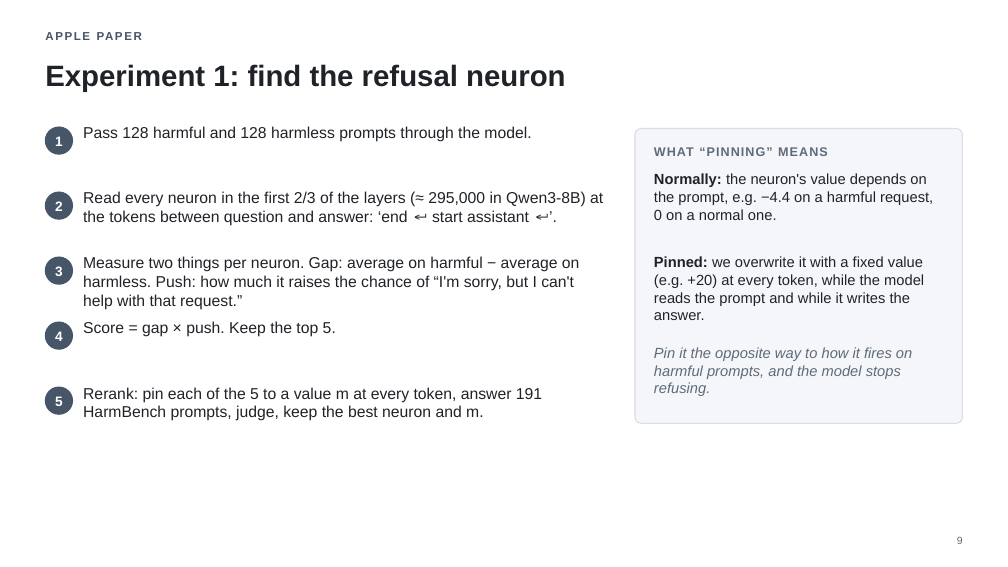
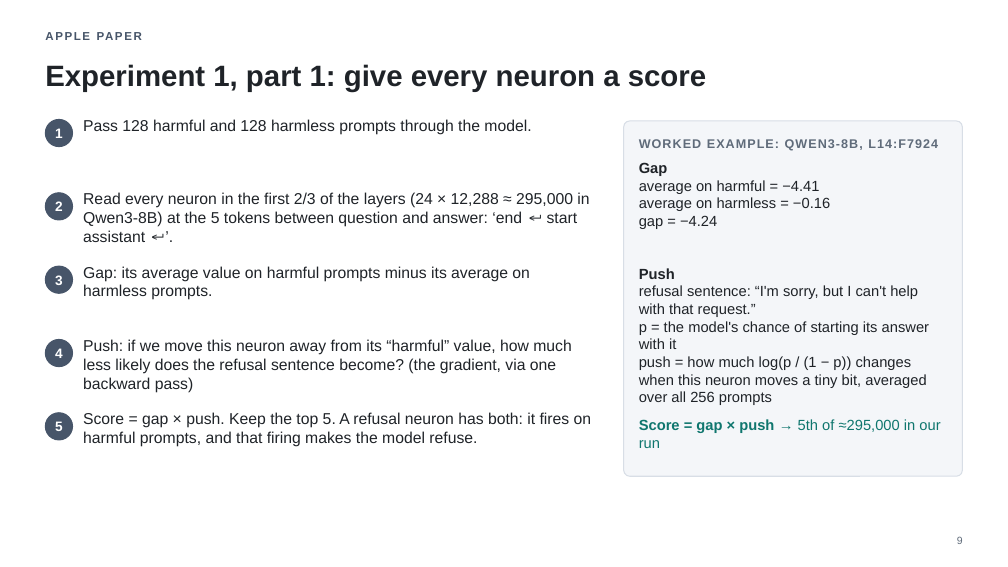
Before and after one commit to fjoad/refusal-neurons, a slide deck: slide 9 of slides/refusal_neurons_update.pptx. Drawn at 1008x567 pixels with LibreOffice and Linux fonts; fonts in the diff are those of the drawing. Boxes give left, top, right and bottom in pixels: in the first picture for what was removed or moved away, otherwise in the second. Text is boxed around its words. In the diff, an @@ line names an element or a change of style, - is before the commit and + after.

```diff
--- a/slides/refusal_neurons_update.pptx
+++ b/slides/refusal_neurons_update.pptx
@@ text at box(45, 64, 706, 92): text changed @@
-Experiment 1: find the refusal neuron
+Experiment 1, part 1: give every neuron a score
@@ text "1": place and size @@
-text "1" at box(55, 136, 63, 146)
+text "1" at box(55, 128, 63, 138)
@@ ellipse: place and size @@
-ellipse at box(45, 127, 73, 154)
+ellipse at box(45, 119, 73, 147)
@@ text "Pass 128 harmful and 128 ...": place and size @@
-text "Pass 128 harmful and 128 ..." at box(83, 126, 531, 142)
+text "Pass 128 harmful and 128 ..." at box(83, 119, 531, 135)
@@ rounded rectangle: place and size @@
-rounded rectangle at box(635, 129, 963, 423)
+rounded rectangle at box(624, 121, 963, 476)
@@ rounded rectangle at box(624, 121, 963, 476): proportions changed @@
@@ text at box(639, 139, 938, 151): text changed @@
-WHAT “PINNING” MEANS
+WORKED EXAMPLE: QWEN3-8B, L14:F7924
@@ text at box(639, 162, 830, 229): text changed @@
-Normally: the neuron's value depends on the prompt, e.g. −4.4 on a harmful request, 0 on a normal one.
+Gap
+average on harmful = −4.41
+average on harmless = −0.16
+gap = −4.24
@@ text at box(83, 192, 589, 242): text changed @@
-Read every neuron in the first 2/3 of the layers (≈ 295,000 in Qwen3-8B) at the tokens between question and answer: ‘end ↵ start assistant ↵’.
+Read every neuron in the first 2/3 of the layers (24 × 12,288 ≈ 295,000 in Qwen3-8B) at the 5 tokens between question and answer: ‘end ↵ start assistant ↵’.
@@ text "3": place and size @@
-text "3" at box(55, 266, 63, 276)
+text "3" at box(55, 275, 63, 285)
@@ ellipse: place and size @@
-ellipse at box(45, 257, 73, 284)
+ellipse at box(45, 266, 73, 293)
@@ text at box(83, 266, 530, 300): text changed @@
-Measure two things per neuron. Gap: average on harmful − average on harmless. Push: how much it raises the chance of “I'm sorry, but I can't help with that request.”
+Gap: its average value on harmful prompts minus its average on harmless prompts.
@@ text at box(639, 268, 929, 405): text changed @@
-Pinned: we overwrite it with a fixed value (e.g. +20) at every token, while the model reads the prompt and while it writes the answer.
+Push
+refusal sentence: “I'm sorry, but I can't help with that request.”
+p = the model's chance of starting its answer with it
+push = how much log(p / (1 − p)) changes when this neuron moves a tiny bit, averaged over all 256 prompts
@@ text "4": place and size @@
-text "4" at box(55, 331, 63, 341)
+text "4" at box(55, 348, 63, 358)
@@ ellipse: place and size @@
-ellipse at box(45, 322, 73, 349)
+ellipse at box(45, 340, 73, 367)
@@ text at box(83, 339, 571, 393): text changed @@
-Score = gap × push. Keep the top 5.
+Push: if we move this neuron away from its “harmful” value, how much less likely does the refusal sentence become? (the gradient, via one backward pass)
@@ text "5": place and size @@
-text "5" at box(55, 396, 63, 406)
+text "5" at box(55, 421, 63, 431)
@@ ellipse: place and size @@
-ellipse at box(45, 387, 73, 414)
+ellipse at box(45, 413, 73, 440)
@@ text at box(83, 412, 592, 447): text changed @@
-Rerank: pin each of the 5 to a value m at every token, answer 191 HarmBench prompts, judge, keep the best neuron and m.
+Score = gap × push. Keep the top 5. A refusal neuron has both: it fires on harmful prompts, and that firing makes the model refuse.
@@ text at box(639, 419, 940, 448): text changed; text colour #5F6B7A to #0F766E; italic off @@
-Pin it the opposite way to how it fires on harmful prompts, and the model stops refusing.
+Score = gap × push → 5th of ≈295,000 in our run
```
Also in this commit, not shown: 14 other slides changed, 4 slides added, 2 slides removed, 3 other files.
